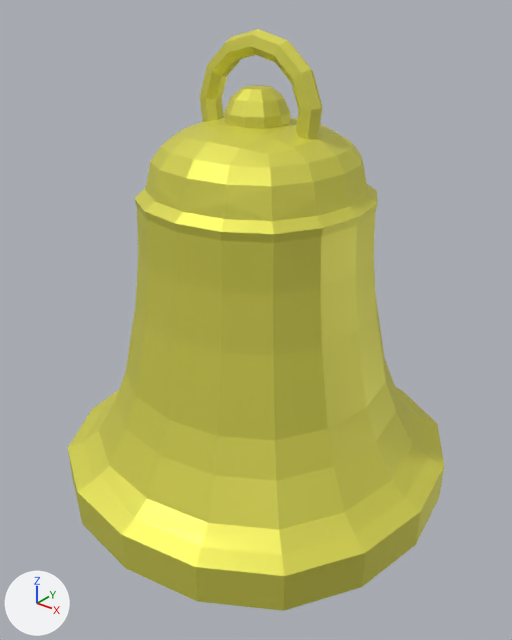
The glTF model Interactables/WholeBell.glb, before and after one commit.
Both versions are drawn from a camera (50 mm lens) standing at (30.4, 32.6, 35.9) and looking at (1.9, 68.3, 13.8). Every picture has the same lights, and +X, +Y and +Z are marked at lower left. Where no turn or scale is listed for an object, it has been applied to the vertices. Vertices at the same position are counted once.

Names of what the first picture shows: 'Mesh_Mesh_head_geo.001_lambert2SG.001'.
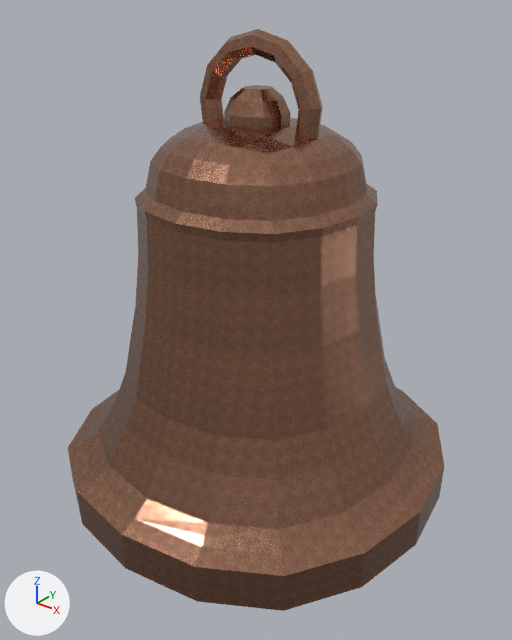
The newer file is also turned or shifted as a whole; pictures and numbers use the older file's frame.

Edits to the bpy script that builds the scene:
```text
Add img_metallic_old_gold_roughness_old_gold:
    img_metallic_old_gold_roughness_old_gold = load_image('METALLIC_Old gold-ROUGHNESS_Old gold', '_unpacked/METALLIC_Old_gold-ROUGHNESS_Old_gold', 2048, 2048, 'Non-Color')
Add img_normal_old_gold:
    img_normal_old_gold = load_image('NORMAL_Old gold', '_unpacked/NORMAL_Old_gold', 2048, 2048, 'Non-Color')
Add img_base_color_old_copper:
    img_base_color_old_copper = load_image('Base Color_old copper', '_unpacked/Base_Color_old_copper', 2048, 2048, 'sRGB')
Add mat_old_gold_002:
    mat_old_gold_002 = bpy.data.materials.new('Old Gold.002')
    # uses the picture img_base_color_old_copper
    # uses the picture img_metallic_old_gold_roughness_old_gold
    # uses the picture img_normal_old_gold
Change me_mesh_0:
    where me_mesh_0.from_pydata(...)  # 408 vertices, 816 faces; spans x -13.1..15.4, y 55.1..83.6, z 0.0..33.0
    used by ob_mesh_mesh_head_geo_001_lambert2sg_001; location = (0.0, 0.0, 0.0)
    remove me_mesh_0.materials.append(mat_lambert2sg_001)
    me_mesh_0 part 1: 816 faces centred in x -12.8..15.1, y 55.4..83.3, z 0.0..32.7 are repainted in the vertex colours; the middle colour goes from yellow #e6e35c to white #ffffff
    add me_mesh_0.materials.append(mat_old_gold_002)
```

Pixel boxes (x1, y1, x2, y2) of what changed, in the pictures (512 x 640 px):
part 1 of me_mesh_0, recoloured (yellow to brown)
    both: (68, 29, 444, 611)
